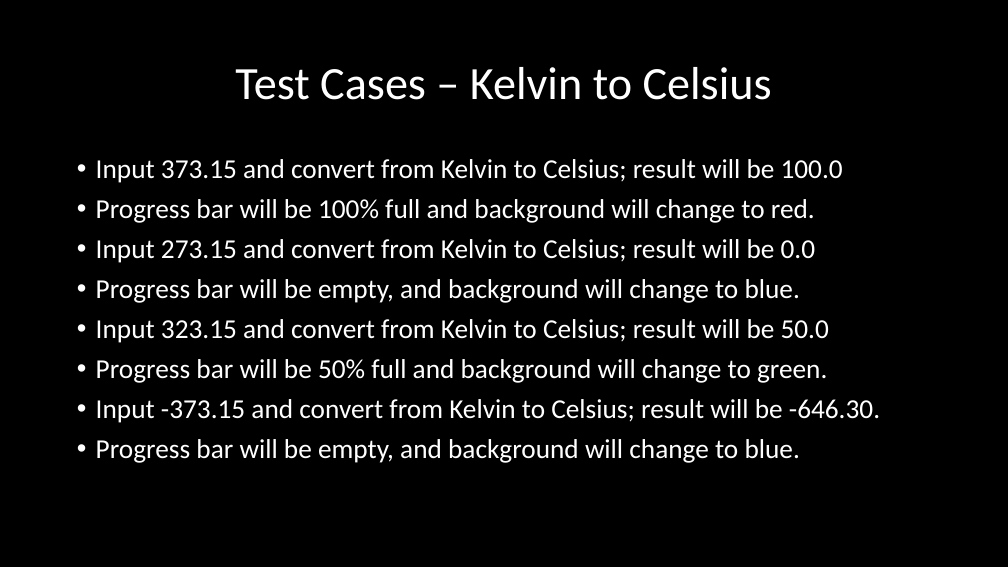
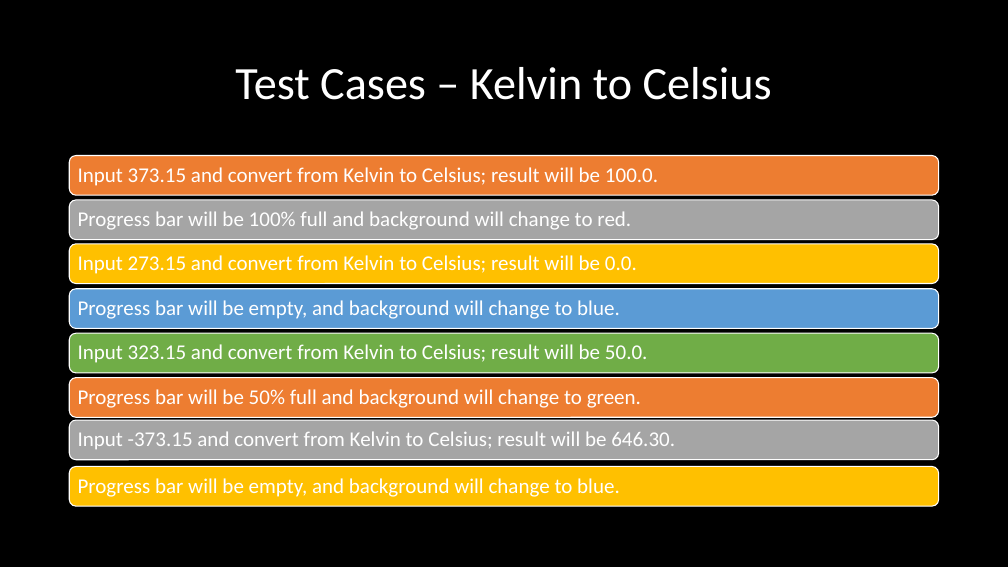
Before and after one commit to acn1008/ProjectComp730, a slide deck: slide 8 of Final Project.pptx. Drawn at 1008x567 pixels with LibreOffice and Linux fonts; fonts in the diff are those of the drawing; background and template pictures are left out. Boxes give left, top, right and bottom in pixels: in the first picture for what was removed or moved away, otherwise in the second. Text is boxed around its words. In the diff, an @@ line names an element or a change of style, - is before the commit and + after.

Commit message:
Add files via upload
Making test cases portion for final project presentation draft in the same format

```diff
--- a/Final Project.pptx
+++ b/Final Project.pptx
@@ text removed at bbox=[96, 159, 880, 463] @@
-• Input 373.15 and convert from Kelvin to Celsius; result will be 100.0
-• Progress bar will be 100% full and background will change to red.
-• Input 273.15 and convert from Kelvin to Celsius; result will be 0.0
-• Progress bar will be empty, and background will change to blue.
-• Input 323.15 and convert from Kelvin to Celsius; result will be 50.0
-• Progress bar will be 50% full and background will change to green.
-• Input -373.15 and convert from Kelvin to Celsius; result will be -646.30.
-• Progress bar will be empty, and background will change to blue.
@@ group added at bbox=[70, 156, 939, 506]: 8 rounded rectangles, 8 texts @@
+Input 373.15 and convert from Kelvin to Celsius; result will be 100.0.
+Progress bar will be 100% full and background will change to red.
+Input 273.15 and convert from Kelvin to Celsius; result will be 0.0.
+Progress bar will be empty, and background will change to blue.
+Input 323.15 and convert from Kelvin to Celsius; result will be 50.0.
+Progress bar will be 50% full and background will change to green.
+Input -373.15 and convert from Kelvin to Celsius; result will be 646.30.
+Progress bar will be empty, and background will change to blue.
```
Also in this commit, not shown: 3 other slides changed, 1 slide added.
